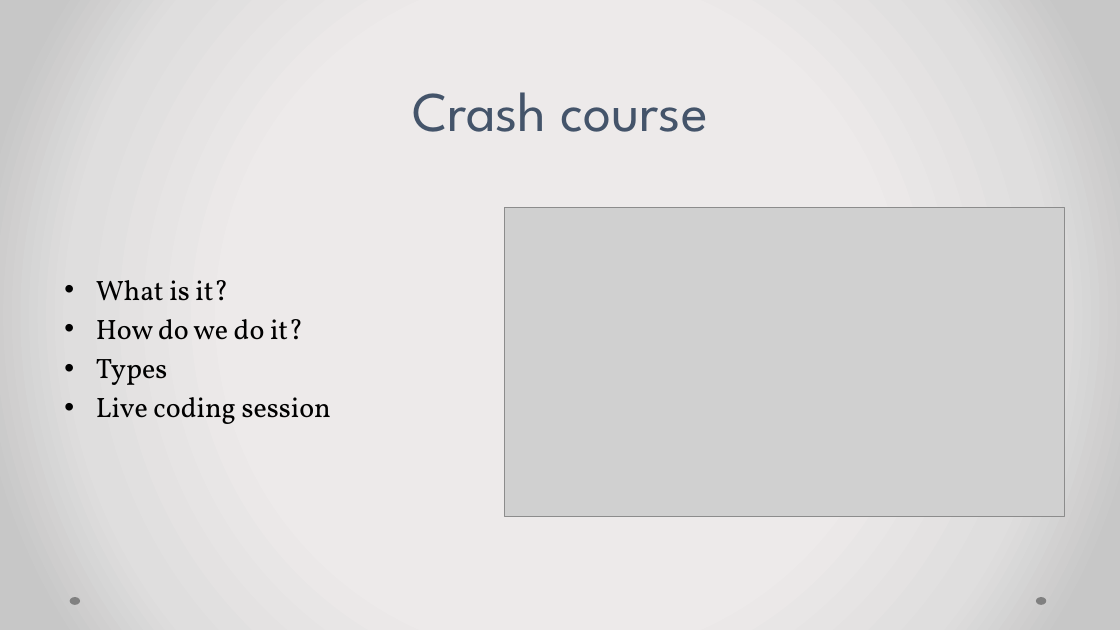
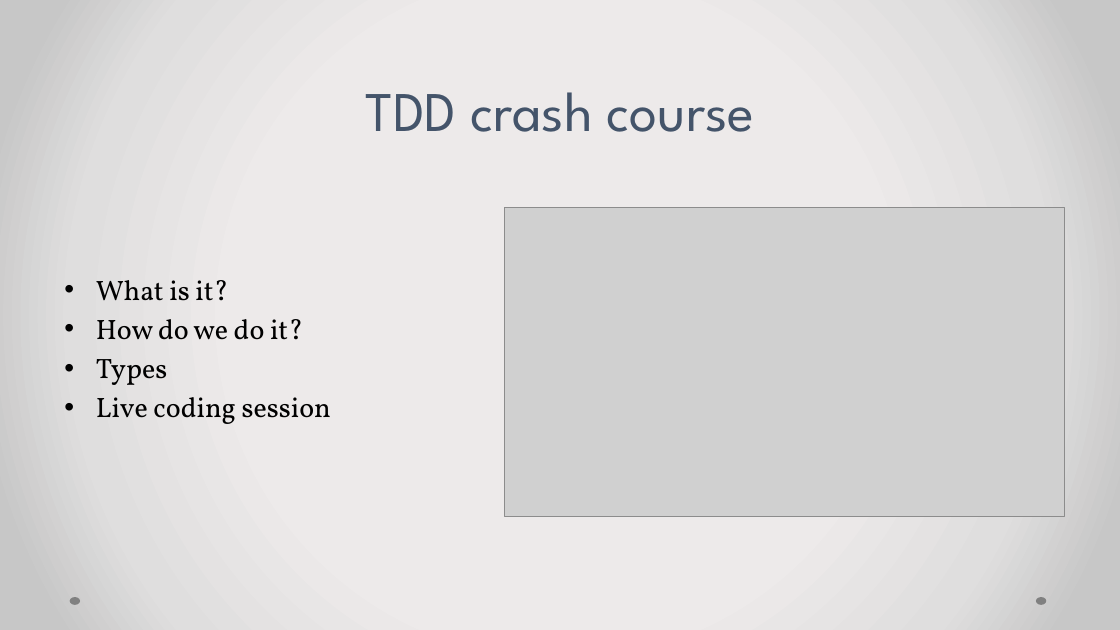
Before and after one commit to paul-antal/tdd-on-typescript, a slide deck: slide 2 of TDD on TypeScript.pptx. Drawn at 1120x630 pixels with LibreOffice and Linux fonts; fonts in the diff are those of the drawing; grey boxes stand for pictures. Boxes give left, top, right and bottom in pixels: in the first picture for what was removed or moved away, otherwise in the second. Text is boxed around its words. In the diff, an @@ line names an element or a change of style, - is before the commit and + after.

Commit message:
update presentation

```diff
--- a/TDD on TypeScript.pptx
+++ b/TDD on TypeScript.pptx
@@ title at <box>366,92,754,132</box>: text changed @@
-Crash course
+TDD crash course
```
